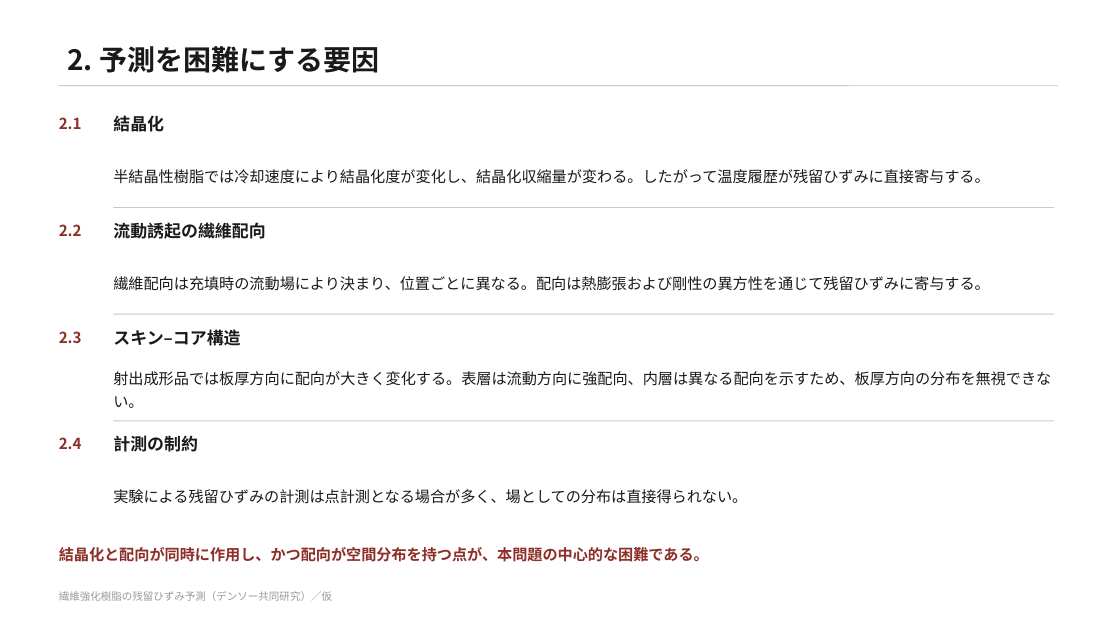
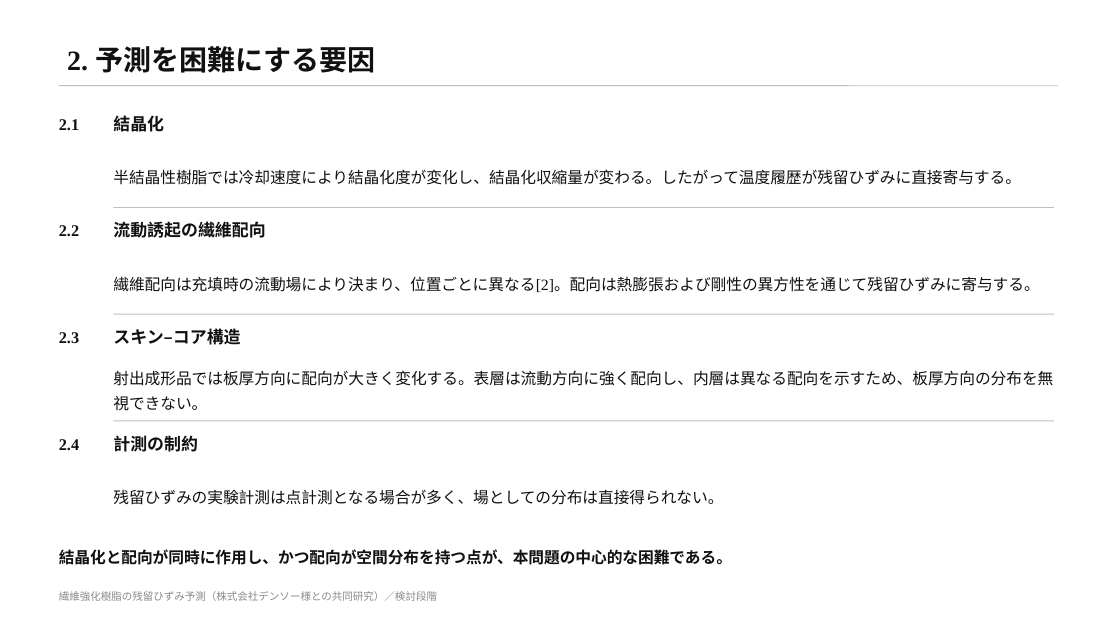
Before and after one commit to keisuke58/wccm2026-cfrp-gnn, a slide deck: slide 3 of slides/denso_residual_strain_draft.pptx. Drawn at 1120x630 pixels with LibreOffice and Linux fonts; fonts in the diff are those of the drawing. Boxes give left, top, right and bottom in pixels: in the first picture for what was removed or moved away, otherwise in the second. Text is boxed around its words. In the diff, an @@ line names an element or a change of style, - is before the commit and + after.

```diff
--- a/slides/denso_residual_strain_draft.pptx
+++ b/slides/denso_residual_strain_draft.pptx
@@ title "2. 予測を困難にする要因" at (x1=67, y1=46, x2=375, y2=73): font Noto Sans CJK JP to Times New Roman, text colour #1A1A1A to #111111 @@
@@ text "半結晶性樹脂では冷却速度により結晶化度が変化し、結晶化収縮量が変わる。したがって温度履歴が残留ひずみに直接寄与する。" at (x1=113, y1=169, x2=1021, y2=185): size 13 to 13.5 pt, font Noto Sans CJK JP to Times New Roman, text colour #1A1A1A to #111111; line spacing 20pt to 21pt @@
@@ size 13 to 14 pt, font Noto Sans CJK JP to Times New Roman, text colour #8C2F28 to #111111 in 4 elements at (x1=59, y1=119, x2=79, y2=130), (x1=59, y1=332, x2=79, y2=343), (x1=59, y1=439, x2=79, y2=450), (x1=59, y1=225, x2=79, y2=236) @@
@@ text at (x1=113, y1=276, x2=1039, y2=292): text changed; size 13 to 13.5 pt; font Noto Sans CJK JP to Times New Roman; text colour #1A1A1A to #111111 @@
-繊維配向は充填時の流動場により決まり、位置ごとに異なる。配向は熱膨張および剛性の異方性を通じて残留ひずみに寄与する。
+繊維配向は充填時の流動場により決まり、位置ごとに異なる[2]。配向は熱膨張および剛性の異方性を通じて残留ひずみに寄与する。
@@ text at (x1=113, y1=370, x2=1053, y2=411): text changed; size 13 to 13.5 pt; font Noto Sans CJK JP to Times New Roman; text colour #1A1A1A to #111111 @@
-射出成形品では板厚方向に配向が大きく変化する。表層は流動方向に強配向、内層は異なる配向を示すため、板厚方向の分布を無視できない。
+射出成形品では板厚方向に配向が大きく変化する。表層は流動方向に強く配向し、内層は異なる配向を示すため、板厚方向の分布を無視できない。
@@ text at (x1=113, y1=489, x2=723, y2=505): text changed; size 13 to 13.5 pt; font Noto Sans CJK JP to Times New Roman; text colour #1A1A1A to #111111 @@
-実験による残留ひずみの計測は点計測となる場合が多く、場としての分布は直接得られない。
+残留ひずみの実験計測は点計測となる場合が多く、場としての分布は直接得られない。
@@ text "結晶化と配向が同時に作用し、かつ配向が空間分布を持つ点が、本問題の中心的な困難である。" at (x1=59, y1=549, x2=732, y2=565): size 13 to 13.5 pt, font Noto Sans CJK JP to Times New Roman, text colour #8C2F28 to #111111; line spacing 1 to 21pt @@
@@ text at (x1=59, y1=591, x2=437, y2=601): text changed; font Noto Sans CJK JP to Times New Roman; text colour #9A9A9A to #8A8A8A @@
-繊維強化樹脂の残留ひずみ予測（デンソー共同研究）／仮
+繊維強化樹脂の残留ひずみ予測（株式会社デンソー様との共同研究）／検討段階
```
Also in this commit, not shown: 7 other slides changed, 6 other files.
